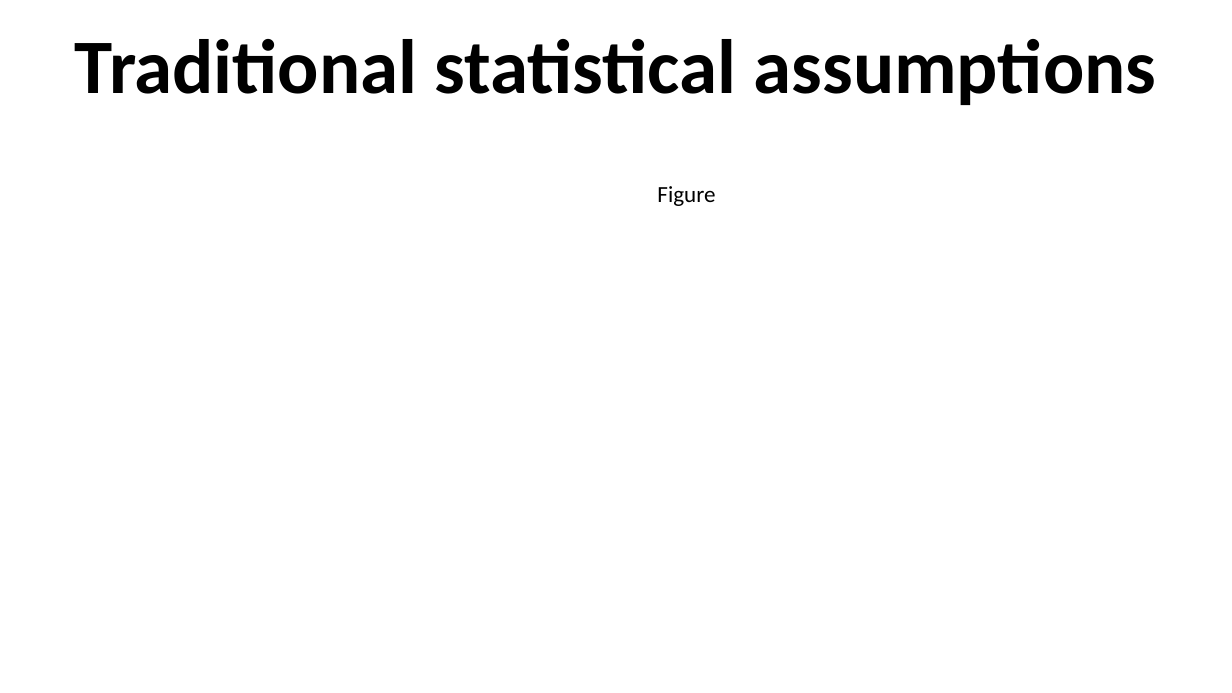
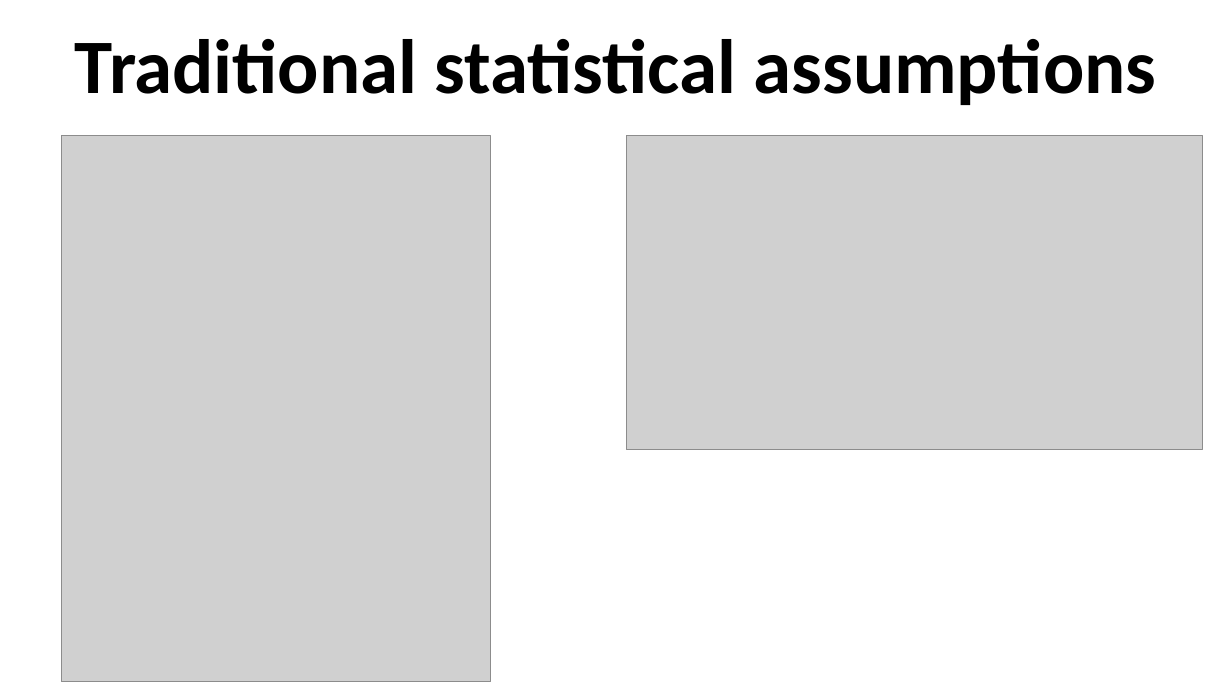
Before and after one commit to ahurford/aarms-summer-school, a slide deck: slide 2 of amy-lectures/Characterizing_Uncertainty.pptx. Drawn at 1232x693 pixels with LibreOffice and Linux fonts; fonts in the diff are those of the drawing; grey boxes stand for pictures. Boxes give left, top, right and bottom in pixels: in the first picture for what was removed or moved away, otherwise in the second. Text is boxed around its words. In the diff, an @@ line names an element or a change of style, - is before the commit and + after.

```diff
--- a/amy-lectures/Characterizing_Uncertainty.pptx
+++ b/amy-lectures/Characterizing_Uncertainty.pptx
@@ picture added at [61,136,491,682] @@
@@ picture added at [626,135,1202,450] @@
@@ text removed at [657,186,715,206] @@
-Figure
```
Also in this commit, not shown: 4 other slides changed, 4 slides added, 1 other file.
